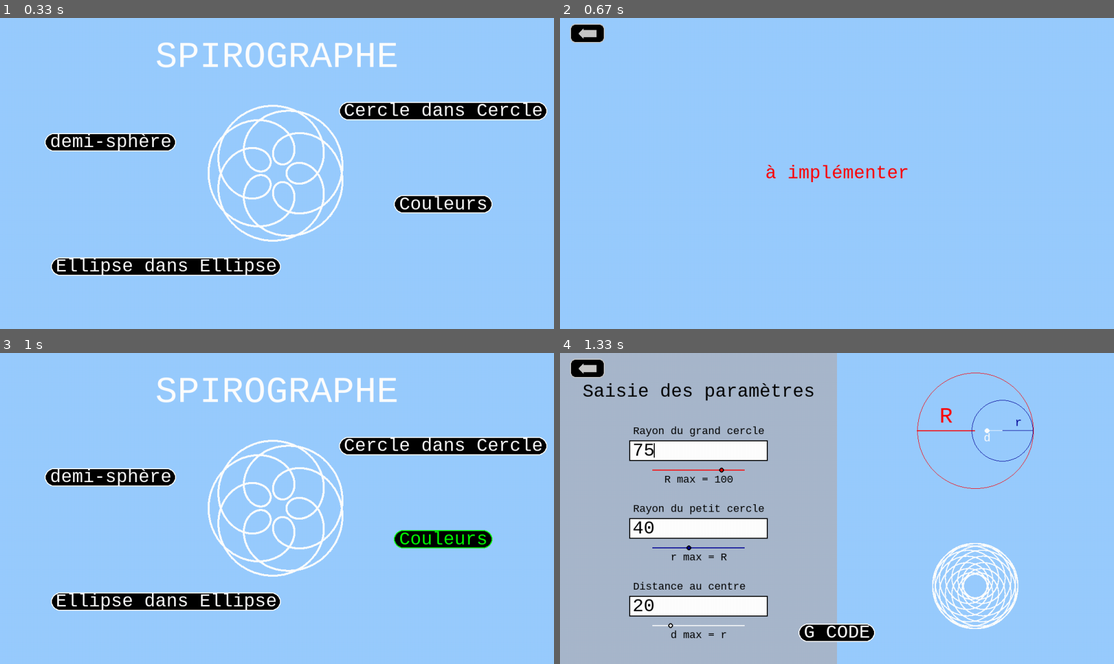
Above: before the commit, frames 1-4 (two rows, left to right).
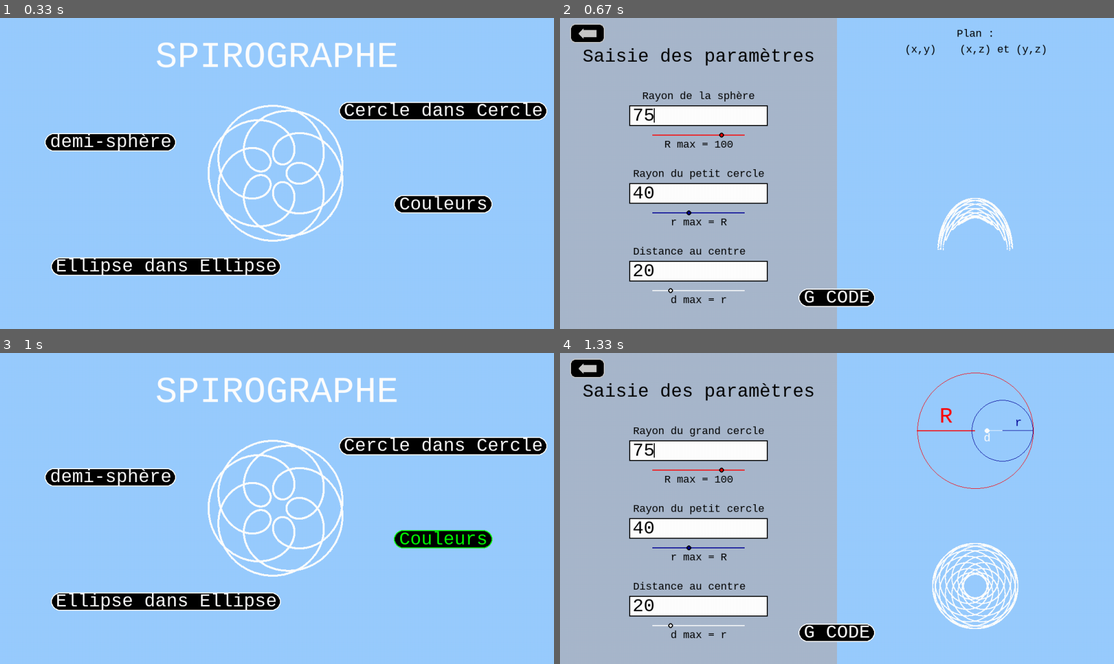
Above: after the commit, the same moments.

Repository: Nashoba1er/SPIROGRAPHE
Game: pygame game, started from logiciel spirographe.py
The game is run twice, just before and just after one commit, with the same random seed, the same clock (stepped at 60 frames per second) and the same inputs.
Inputs (mouse positions are in pixels of both pictures, inside the frame that each line leads up to):
- Up to frame 1 (0.33 s): no input
- Up to frame 2 (0.67 s): press the mouse at (670, 142) at 0.37 s; move the mouse to (781, 192) at 0.47 s; release the mouse at (892, 241) at 0.6 s
- Up to frame 3 (1 s): press the mouse at (27, 368) at 0.7 s; move the mouse to (249, 455) at 0.8 s; release the mouse at (470, 542) at 0.93 s
- Up to frame 4 (1.33 s): press the mouse at (1003, 446) at 1.03 s; move the mouse to (936, 440) at 1.13 s; release the mouse at (875, 436) at 1.27 s

Frame 1 is identical in both runs. In frame 2, 51% of the frame differs, in the area x 0-88%, y 0-100%; in frame 3, nothing differs; in frame 4, nothing differs.

Commit message:
update 3D

Diff:
--- a/logiciel spirographe.py
+++ b/logiciel spirographe.py
@@ -1,6 +1,6 @@
 from pygame import init, draw, font, K_BACKSPACE, key, K_RETURN, K_DOWN, K_UP, KEYDOWN, K_LEFT, K_RIGHT, KEYUP, time
 from pygame import K_TAB, K_LSHIFT, K_RSHIFT, display, event, QUIT, MOUSEBUTTONDOWN, MOUSEMOTION, MOUSEBUTTONUP, K_ESCAPE
-from numpy import linspace, cos, sin
+from numpy import linspace, cos, sin, sqrt
 
 # couleurs
 
@@ -263,6 +263,23 @@
 
     return x, y
 
+def points3D(theta_max, N, petit_r, grand_r, p) :
+    theta = linspace(0.0, theta_max, N)
+    diff_r = grand_r - petit_r
+    q = 1.0 - (grand_r/petit_r) #arrangez vous pour que ce rapport soit différent de 1/2
+    x = []
+    y = []
+    z = []
+    for i in range ( N ) :
+        new_x = diff_r*cos(theta[i]) + p * cos(q*theta[i])
+        new_y = diff_r*sin(theta[i]) + p * sin(q*theta[i])
+        new_z = - sqrt(grand_r**2 - new_x**2 + new_y**2)
+        x.append(new_x)
+        y.append(new_y)
+        z.append(new_z)
+
+    return x, y, z
+
 def rendu(r1,r2,p,couleur_rendu):
     '''
     entrée :
@@ -279,6 +296,28 @@
         point_x, point_y = points(6000.0, 10000, r1, r2, p)
         for i in range(10000):
             draw.circle(screen,couleur_rendu,(centre_x+point_x[i],centre_y+point_y[i]),1)
+    bouton_gcode((0,0))
+
+def rendu3D(r1,r2,p,couleur_rendu,numéro):
+    '''
+    entrée :
+        r1 : rayon du grand cercle
+        r2 : rayon du petit cercle
+        p : distance entre le centre du petit cercle et le point P
+        couleur_rendu : la couleur du rendu
+    effet :
+        affiche le rendu et le bouton_gcode
+    '''
+    centre_x, centre_y = 3*window_width/4,3*window_height/4
+    if not (r1 > window_height/4 or r2 >= r1 or p > r2) :
+        #draw.circle(screen,BLUE,(3*window_width/4,3*window_height/4),r1,1)
+        point_x, point_y, point_z = points3D(6000.0, 10000, r1, r2, p)
+        if numéro == 1:
+            for i in range(10000):
+                draw.circle(screen,couleur_rendu,(centre_x+point_x[i],centre_y+point_y[i]),1)
+        if numéro == 2:
+            for i in range(10000):
+                draw.circle(screen,couleur_rendu,(centre_x+point_x[i],centre_y+point_z[i]),1)
     bouton_gcode((0,0))
 
 def menu_cercle_dans_cercle_init(lines):
@@ -341,6 +380,35 @@
         point_x, point_y = points(12000.0, 75000, r1, r2, p)
         for i in range(75000):
             draw.circle(screen,couleur_rendu,(centre_x+point_x[i],centre_y+point_y[i]),1)
+    else :
+        run_zoom_rendu = False
+
+def zoom_rendu3D(lines, numéro):
+    '''
+    entrée :
+        r1 : rayon du grand cercle
+        r2 : rayon du petit cercle
+        p : distance entre le centre du petit cercle et le point P
+        couleur_rendu : la couleur du rendu
+    effet :
+        affiche le rendu
+    '''
+    global run_zoom_rendu,couleur_g_cercle,couleur_p_cercle,couleur_fond
+    if is_float(lines[0]) and is_float(lines[1]) and is_float(lines[2]):
+        r1 = float(lines[0])*(window_height/2)/100
+        r2 = float(lines[1])*(window_height/2)/100
+        p = float(lines[2])*(window_height/2)/100
+    centre_x, centre_y = window_width/2,window_height/2
+    if not (r1 > window_height/2 or r2 >= r1 or p > r2) :
+        screen.fill(couleur_fond)
+        #draw.circle(screen,BLUE,(3*window_width/4,3*window_height/4),r1,1)
+        point_x, point_y, point_z = points3D(12000.0, 75000, r1, r2, p)
+        if numéro == 1:
+            for i in range(75000):
+                draw.circle(screen,couleur_rendu,(centre_x+point_x[i],centre_y+point_y[i]),1)
+        if numéro == 2:
+            for i in range(75000):
+                draw.circle(screen,couleur_rendu,(centre_x+point_x[i],centre_y+point_z[i]),1)
     else :
         run_zoom_rendu = False
 
@@ -618,6 +686,27 @@
         cercles(r1,r2,p,couleur_g_cercle,couleur_p_cercle,couleur_rendu,couleur_fond)
         rendu(r1,r2,p,couleur_rendu)
 
+def modifie_rayons3D(lines,numéro):
+    '''
+    entrée :
+        le contenu des champs
+    effet :
+        vérifie que le contenu des champs est suffisant pour faire un rendu
+        si c'est le cas :
+            normalise les valeurs sur 100 selon la taille de l'écran
+            affiche le rendu et le schéma
+    '''
+    draw.rect(screen,couleur_fond,[window_width/2, window_height/2, window_width/2, window_height/2],0)
+    if is_float(lines[0]) and is_float(lines[1]) and is_float(lines[2]):
+        r1 = float(lines[0])*(window_height/4)/100
+        r2 = float(lines[1])*(window_height/4)/100
+        p = float(lines[2])*(window_height/4)/100
+
+
+
+        #cercles(r1,r2,p,couleur_g_cercle,couleur_p_cercle,couleur_rendu,couleur_fond)
+        rendu3D(r1,r2,p,couleur_rendu,numéro)
+
 def clic(coord):
     '''
     entrée :
@@ -896,25 +985,96 @@
 
 #fonctions pour le menu demi-sphère :
 
-def menu_cdc3D():
+def menu_cdc3D(numéro):
     '''
     effet :
         - affiche des boutons pour changer les couleurs de fond
         - affiche des boutons indiquant les couleurs pour le rendu
     '''
+    global couleur_fond,window_height,window_width,cursor_position,police_taille,current_line
+    taille_carac = 3/5*police_taille
     screen.fill(couleur_fond)
+
+    draw.rect(screen,couleur_param,[0,0,window_width/2,window_height],0)
+
+    ecriture("Saisie des paramètres",couleur("BLACK"),police_taille,(window_width/4,window_height/8))
+    ecriture("Rayon de la sphère",couleur("BLACK"),int(3/5*police_taille),(window_width/4,window_height/4))
+    ecriture("Rayon du petit cercle",couleur("BLACK"),int(3/5*police_taille),(window_width/4,window_height/2))
+    ecriture("Distance au centre   ",couleur("BLACK"),int(3/5*police_taille),(window_width/4,3*window_height/4))
+    ecriture("R max = 100",couleur("BLACK"),int(3/5*police_taille),(window_width/4,window_height/4+5*window_height/32))
+    ecriture(" r max = R ",couleur("BLACK"),int(3/5*police_taille),(window_width/4,window_height/2+5*window_height/32))
+    ecriture(" d max = r ",couleur("BLACK"),int(3/5*police_taille),(window_width/4,3*window_height/4+5*window_height/32))
+
+    modifie_rayons3D(lines,numéro)
+
+    for i in range(3):
+        ecrit(i)
+        if i != current_line:
+            draw.rect(screen,couleur("WHITE"),[window_width/8 + cursor_position * taille_carac + taille_carac/4,(current_line)*window_height/4+9*window_height/32 + 0.15*window_height/15,2,0.7*window_height/15],0)
+    ecrit(current_line)
+    curseurs_init()
+
+    ecriture(" Plan : ",couleur("BLACK"),int(3/5*police_taille),(3*window_width/4,window_height/20))
+    ecriture("(x,y)",couleur("BLACK"),int(3/5*police_taille),(13*window_width/20,window_height/10))
+    ecriture("(x,z) et (y,z)",couleur("BLACK"),int(3/5*police_taille),(16*window_width/20,window_height/10))
+
     return_arrow((0,0))
-    ecriture("à implémenter",couleur("RED"),police_taille,(window_width/2 , window_height/2))
-
-def clic_cdc3D(coord):
+
+def clic_cdc3D(coord, numéro):
     '''
     entrée : les coordonnées du clic
     effet : change la couleur selon le clic
     '''
     global run_cdc3D
+
+    global current_line, cursor_position, run_zoom_rendu, run_cdc, run_zoom_schema, dragging
+    coord_x, coord_y = coord
+    espace = window_height/4
+    current_line1_y = 9*window_height/32
+    current_line_x = window_width/8
+    height = window_height/15
+    width = window_width/4
+    taille_carac = 3/5 * police_taille
+    taille_curseur = 0.7*window_height/15
+
+    for i in range(3):
+        if (coord_x > current_line_x and coord_x < current_line_x  + width and coord_y > (i*espace)+current_line1_y and coord_y < (i*espace)+current_line1_y+height) :
+            # je suis dans le champ i
+            draw.rect(screen,couleur("WHITE"),[window_width/8 + cursor_position * taille_carac + taille_carac/4,(current_line)*window_height/4+9*window_height/32 + 0.15*window_height/15,2,taille_curseur],0)
+            current_line = i
+            cursor_position = len(lines[current_line])
+            for carac in range(len(lines[current_line])):
+                if (coord_x < current_line_x + (len(lines[current_line])-carac)*taille_carac) :
+                    cursor_position = len(lines[current_line])-carac - 1
+            draw.rect(screen,couleur("BLACK"),[window_width/8 + cursor_position * taille_carac + taille_carac/4,(current_line)*window_height/4+9*window_height/32 + 0.15*window_height/15,2,taille_curseur],0)
+
+        # Vérifie si le clic est sur un curseur
+        if coord_y > (i)*espace+current_line1_y + 2 * window_height/32 and coord_y < (i)*espace+current_line1_y + 4 * window_height/32 :
+            # je suis à hauteur du curseur
+            if coord_x > current_line_x and coord_x < current_line_x  + width :
+                dragging = i  # On commence à déplacer l'objet
+    #clic sur le shéma
+    if (coord_x > window_width/2 and coord_y < window_height/2):
+        run_zoom_schema = True
+    #clic sur le rendu
+    if (coord_x > window_width/2 and coord_y > window_height/2):
+        run_zoom_rendu = True
+    #clic sur la flèche retour
     if return_arrow(coord):
         run_cdc3D = False
 
+    #clic sur la sélection du plan
+    if (coord_x > 12*window_width/20 and coord_x <  14*window_width/20 and coord_y > window_height/10 - 20 and coord_y < window_height/10 + 20) :
+        numéro = 1
+    if (coord_x > 14*window_width/20 and coord_x <  18*window_width/20 and coord_y > window_height/10 - 20 and coord_y < window_height/10 + 20) :
+        numéro = 2
+
+    if bouton_gcode(coord):
+        print("clic sur le bouton G CODE")
+
+    display.flip()
+
+    return numéro
 
 #fonctions pour le menu ellipse dans ellipse
 
@@ -984,6 +1144,7 @@
 run_couleur = False
 run_cdc3D = False
 run_ede = False
+numéro = 2
 
 menu_choix()
 
@@ -1001,6 +1162,7 @@
             clic_menu(pyEvent.pos)
             if run_cdc :
                 menu_cercle_dans_cercle_init(lines)
+
             while run_cdc :
                 for pyEvent in event.get():
                     if pyEvent.type == QUIT:
@@ -1059,7 +1221,7 @@
                         clic_couleur(pyEvent.pos)
                 display.flip()
             if run_cdc3D :
-                menu_cdc3D()
+                menu_cdc3D(numéro)
             while run_cdc3D :
                 for pyEvent in event.get():
                     if pyEvent.type == QUIT:
@@ -1068,8 +1230,26 @@
                     if pyEvent.type == MOUSEMOTION :
                         return_arrow(pyEvent.pos)
                     if pyEvent.type == MOUSEBUTTONDOWN :
-                        clic_cdc3D(pyEvent.pos)
+                        numéro = clic_cdc3D(pyEvent.pos,numéro)
+                        modifie_rayons3D(lines,numéro)
+                        display.flip()
+                        while run_zoom_rendu :
+                            zoom_rendu3D(lines, numéro)
+                            for pyEvent in event.get():
+                                if pyEvent.type == QUIT :
+                                    run_cdc = False
+                                    run_zoom_rendu = False
+                                    run = False
+                                if pyEvent.type == MOUSEBUTTONDOWN :
+                                    run_zoom_rendu = False
+                                    menu_cdc3D(numéro)
+                                    ecrit(current_line)
+                            display.flip() #mettre à jour l'affichage
+                    if pyEvent.type == KEYDOWN:
+                        input_to_text(pyEvent)  # Appel à la fonction pour gérer l'input
+                        ecrit(current_line)
                 display.flip()
+
             if run_ede :
                 menu_ede()
             while run_ede :
